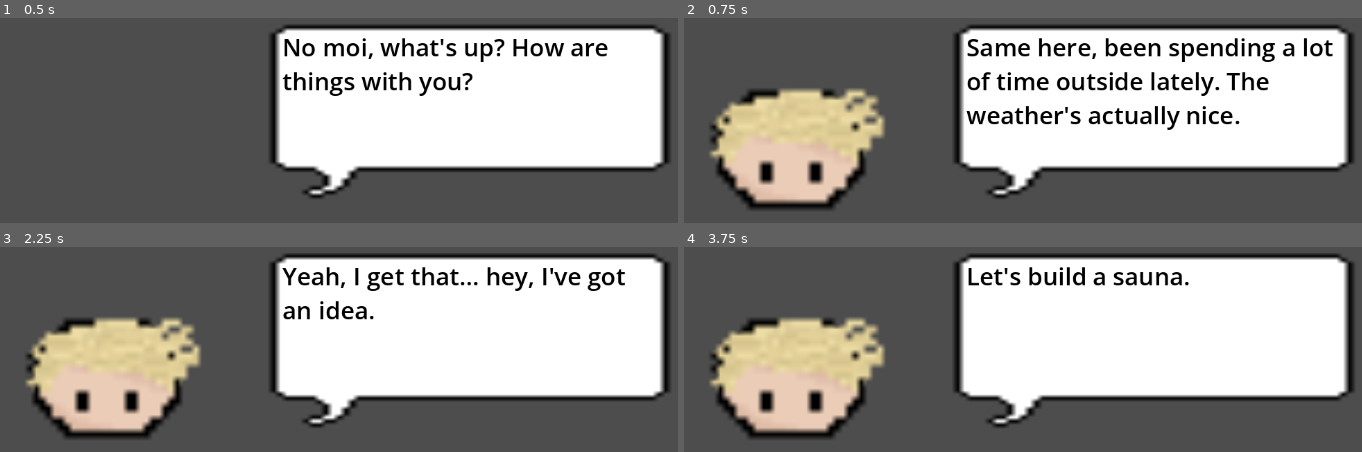
Above: before the commit, frames 1-4 (two rows, left to right).
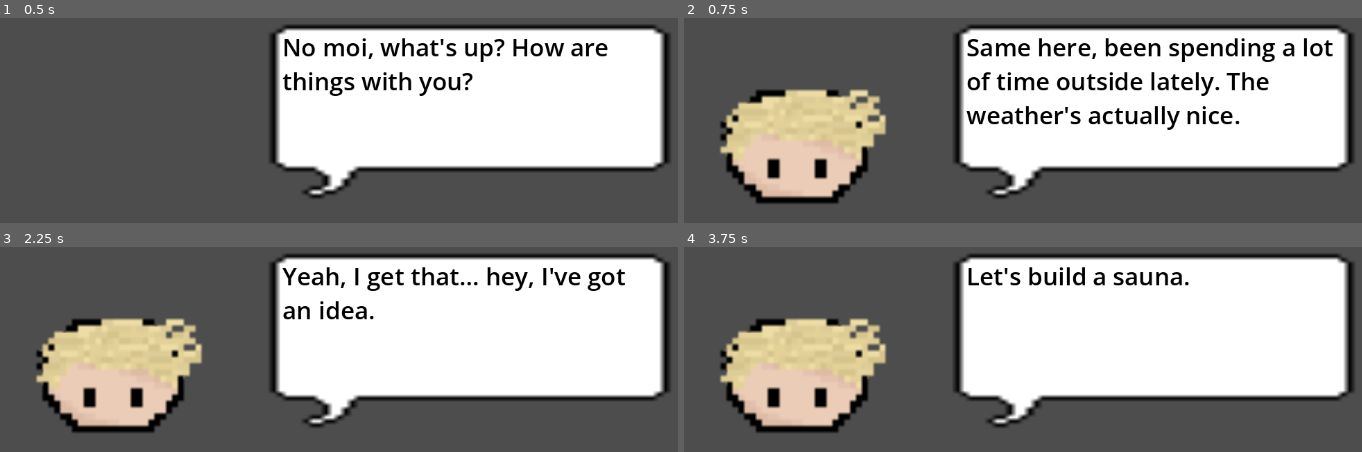
Above: after the commit, the same moments.

Repository: Orozon64/The-Sauna-Pact
Game: Godot game, scene res://scenes/dialogue_window.tscn
The game is run twice, just before and just after one commit, with the same random seed, the same clock (stepped at 60 frames per second) and the same inputs. This scene is started directly instead of the project's main scene.
Inputs:
- Up to frame 1 (0.5 s): no input
- Up to frame 2 (0.75 s): tap Enter (advance_dialogue) at 0.5, 0.6 s; hold D (move_right) from 0.53 s (still down)
- Up to frame 3 (2.25 s): tap Space at 1.25 s; release D (move_right) at 1.28 s; hold S (move_down) 1.28-2.03 s; tap E (pick_up) at 1.35 s; tap Enter (advance_dialogue) at 2, 2.1 s; hold D (move_right) from 2.03 s (still down)
- Up to frame 4 (3.75 s): tap Space at 2.75 s; release D (move_right) at 2.78 s; hold W (move_up) 2.78-3.53 s; tap E (pick_up) at 2.85 s; tap Enter (advance_dialogue) at 3.5, 3.6 s; hold A (move_left) from 3.53 s (still down)

Frame 1 is identical in both runs. In frame 2, 4.4% of the frame differs, in the area x 3-30%, y 34-94%; in frame 3, 4.4%; in frame 4, 4.4%.

Commit message:
finalized save system

Diff:
--- a/scenes/dialogue_window.tscn
+++ b/scenes/dialogue_window.tscn
@@ -17,7 +17,7 @@
 
 [node name="TalkerSprite" type="Sprite2D" parent="." unique_id=770239699]
 position = Vector2(-322, 151)
-scale = Vector2(8.84375, 9.442199)
+scale = Vector2(4.24194, 4.5289884)
 texture = ExtResource("2_tktrj")
 
 [node name="BubbleSprite" type="Sprite2D" parent="." unique_id=2061394449]
--- a/scenes/finnish_map.tscn
+++ b/scenes/finnish_map.tscn
@@ -34,9 +34,6 @@
 tile_map_data = PackedByteArray("AAAOAA8AAAAnABIAAAASABMAAAAnABIAAAAYABMAAAAnABIAAAASABcAAAAnABIAAAAYABcAAAAjABIAAAAYAA8AAAAjABIAAAASAA8AAAAjABIAAAAUAA8AAAAjABIAAAAWAA8AAAAjABIAAAA=")
 tile_set = SubResource("TileSet_u3hsj")
 
-[node name="FinnCharacter" parent="." unique_id=486509689 instance=ExtResource("1_sn4dv")]
-motion_mode = 1
-
 [node name="StonesArea" parent="." unique_id=1981020031 instance=ExtResource("6_et5ik")]
 position = Vector2(333, 186)
 script = ExtResource("3_f626w")
@@ -44,3 +41,6 @@
 [node name="FurnaceArea" parent="." unique_id=1491667833 instance=ExtResource("7_u3hsj")]
 position = Vector2(203, 249)
 script = ExtResource("3_f626w")
+
+[node name="FinnCharacter" parent="." unique_id=486509689 instance=ExtResource("1_sn4dv")]
+motion_mode = 1
--- a/scenes/polish_map.tscn
+++ b/scenes/polish_map.tscn
@@ -6,6 +6,8 @@
 [ext_resource type="PackedScene" uid="uid://bfhuaj02atx8h" path="res://scenes/beer.tscn" id="3_g2vl7"]
 [ext_resource type="Script" uid="uid://miaagsuefkm0" path="res://scripts/collectible.gd" id="4_7velx"]
 [ext_resource type="Texture2D" uid="uid://bl8sf0rgv7wxc" path="res://images/placeholders/tilemap_placeholder.png" id="6_5flhr"]
+[ext_resource type="PackedScene" uid="uid://b5d4fabfah5by" path="res://scenes/oil.tscn" id="7_167yp"]
+[ext_resource type="PackedScene" uid="uid://cr2j1mv1snm6q" path="res://scenes/lavender.tscn" id="8_6qxas"]
 
 [sub_resource type="TileSetAtlasSource" id="TileSetAtlasSource_167yp"]
 texture = ExtResource("6_5flhr")
@@ -39,4 +41,11 @@
 position = Vector2(449, 270)
 script = ExtResource("4_7velx")
 
+[node name="OilArea" parent="." unique_id=1717608468 instance=ExtResource("7_167yp")]
+position = Vector2(204, 221)
+
+[node name="LavenderArea" parent="." unique_id=282405993 instance=ExtResource("8_6qxas")]
+position = Vector2(122, 222)
+script = ExtResource("4_7velx")
+
 [node name="PoleCharacter" parent="." unique_id=68490889 instance=ExtResource("2_g2vl7")]
--- a/scripts/main_menu.gd
+++ b/scripts/main_menu.gd
@@ -13,12 +13,12 @@
 		"Finn":
 			{
 				"position":initial_position,
-				"inventory":[]
+				"last_item":""
 			},
 		"Pole":
 			{
 				"position":initial_position,
-				"inventory":[]
+				"last_item":""
 			}
 	}
 	var file = FileAccess.open("res://save_game.data", FileAccess.WRITE)
--- a/scripts/player.gd
+++ b/scripts/player.gd
@@ -1,6 +1,7 @@
 #base class that finnish and polish players will inherit
 extends CharacterBody2D
-var inventory = [] #an array of objects of the collectible class
+#var inventory = [] #an array of objects of the collectible class
+var last_item
 @export var speed = 1
 
 var screen_size
@@ -18,7 +19,7 @@
 	var current_character_save_data = complete_save_data.get(character_name)
 	print(current_character_save_data)
 	position = current_character_save_data.get("position")
-	inventory = current_character_save_data.get("inventory")
+	#inventory = current_character_save_data.get("inventory")
 
 	screen_size = get_viewport_rect().size
 
@@ -59,10 +60,11 @@
 func _on_item_picked_up(item_name):
 	touched_item_name = item_name.replace("Area", "")
 	print(touched_item_name + " found!")
-	inventory.push_back(touched_item_name)
+	#inventory.push_back(touched_item_name)
+	last_item = touched_item_name
 	#after finding the item, switch players
 
-	var current_scene_save_data = {"position":position, "inventory":inventory}
+	var current_scene_save_data = {"position":position, "last_item":last_item}
 	complete_save_data.set(character_name, current_scene_save_data)
 
 
@@ -70,7 +72,8 @@
 	file.store_var(complete_save_data)
 	file.close()
 
-	if get_parent().name == "FinnishRootNode":
-		get_tree().change_scene_to_file("res://scenes/polish_map.tscn")
-	else:
-		get_tree().change_scene_to_file("res://scenes/finnish_map.tscn")
+	if last_item != "Oil":
+		if get_parent().name == "FinnishRootNode":
+			get_tree().change_scene_to_file("res://scenes/polish_map.tscn")
+		else:
+			get_tree().change_scene_to_file("res://scenes/finnish_map.tscn")
--- a/scripts/signal_manager.gd
+++ b/scripts/signal_manager.gd
@@ -1,24 +1,33 @@
 extends Node2D
 
 var items_for_current_player = []
-
+var last_item
+var current_item_name
+var player
 # Called when the node enters the scene tree for the first time.
 func _ready() -> void:
-
+	var file = FileAccess.open("res://save_game.data", FileAccess.READ)
 	match name:
 		"FinnishRootNode":
+			last_item = file.get_var().get("Finn").get("last_item")
 			items_for_current_player = ["Wood", "Furnace", "Stones"]
-			var player = $FinnCharacter
-			var wood = $WoodArea
-			wood.picked_up.connect(player._on_item_picked_up)
+			player = $FinnCharacter
+
 		"PolishRootNode":
+			last_item = file.get_var().get("Pole").get("last_item")
 			items_for_current_player = ["Towel", "Oil", "Lavender", "Beer"]
-			var player = $PoleCharacter
-			var beer = $BeerArea
-			beer.picked_up.connect(player._on_item_picked_up)
-			var towel = $TowelArea
-			towel.picked_up.connect(player._on_item_picked_up)
+			player = $PoleCharacter
 
+	if last_item == "":
+		current_item_name = items_for_current_player[0]
+	else:
+		current_item_name = items_for_current_player[items_for_current_player.find(last_item) + 1]
+	var current_item = get_node(current_item_name+"Area")
+	current_item.show()
+	get_node(current_item_name+"Area/CollisionShape2D").disabled = false
+	current_item.picked_up.connect(player._on_item_picked_up)
+
+	file.close()
 
 
 # Called every frame. 'delta' is the elapsed time since the previous frame.
Not shown, changed: CasinoItems/DiamentKasyno.png.import
Not shown, changed: CasinoItems/GwiazdkaKasyno.png.import
Not shown, changed: CasinoItems/IksKasyno.png.import
Not shown, changed: CasinoItems/PieniazekKasyno.png.import
Not shown, changed: CasinoItems/SerceKasyno.png.import
Not shown, changed: images/sprites/Casino.png.import
Binary file removed: images/sprites/DuzaGlowaFin.png
Binary file removed: images/sprites/DuzaGlowaPolak.png
Not shown, added: images/sprites/HeadFinn.import
Binary file changed: images/sprites/HeadFinn.png
Not shown, changed: images/sprites/HeadFinn.png.import
Not shown, added: images/sprites/HeadPole.import
(and 9 more such lines)
